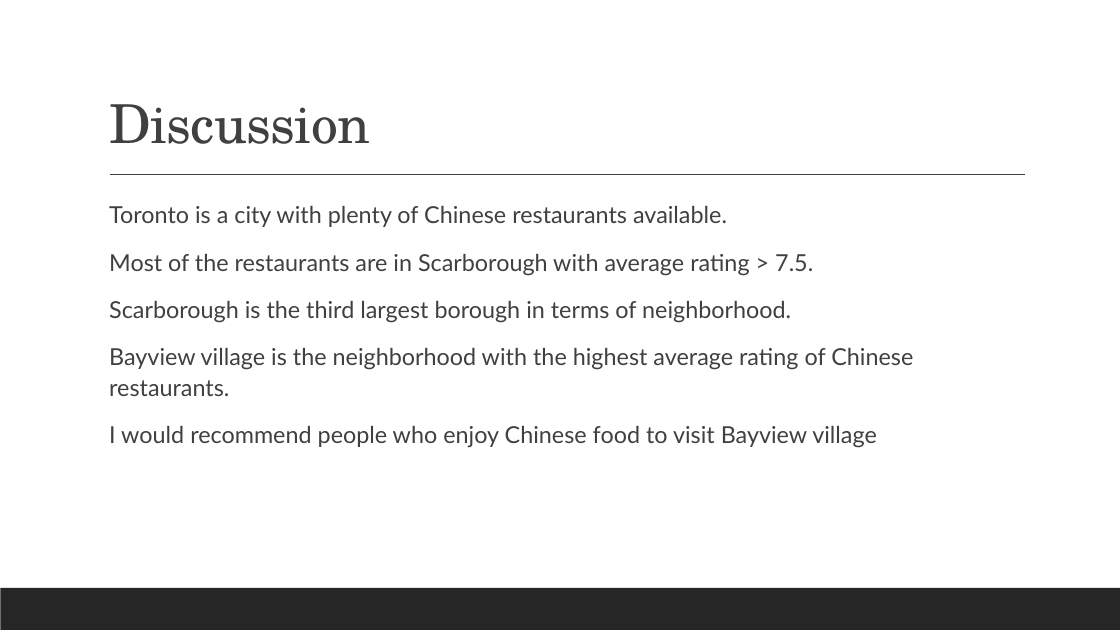
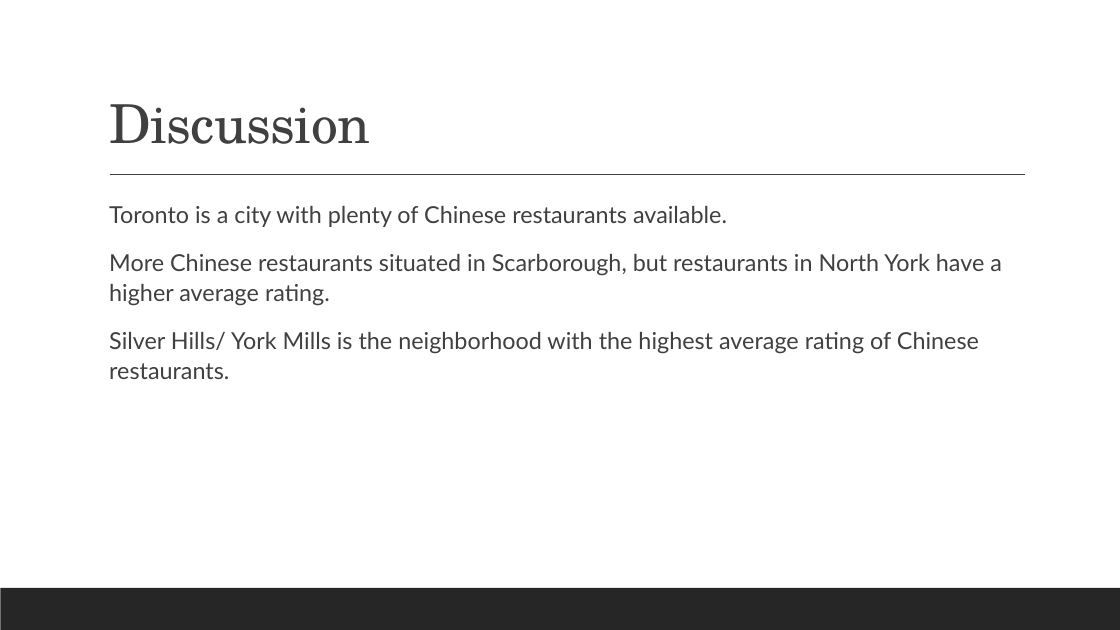
Before and after one commit to ckmfong/github-example, a slide deck: slide 11 of Coursera.pptx. Drawn at 1120x630 pixels with LibreOffice and Linux fonts; fonts in the diff are those of the drawing. Boxes give left, top, right and bottom in pixels: in the first picture for what was removed or moved away, otherwise in the second. Text is boxed around its words. In the diff, an @@ line names an element or a change of style, - is before the commit and + after.

```diff
--- a/Coursera.pptx
+++ b/Coursera.pptx
@@ text at (109,254,1002,379): text changed @@
-  Most of the restaurants are in Scarborough with average rating > 7.5.
-  Scarborough is the third largest borough in terms of neighborhood.
-  Bayview village is the neighborhood with the highest average rating of Chinese restaurants.
-  I would recommend people who enjoy Chinese food to visit Bayview village
+  More Chinese restaurants situated in Scarborough, but restaurants in North York have a higher average rating.
+  Silver Hills/ York Mills is the neighborhood with the highest average rating of Chinese restaurants.
```
Also in this commit, not shown: 2 other slides changed, 1 other file.
